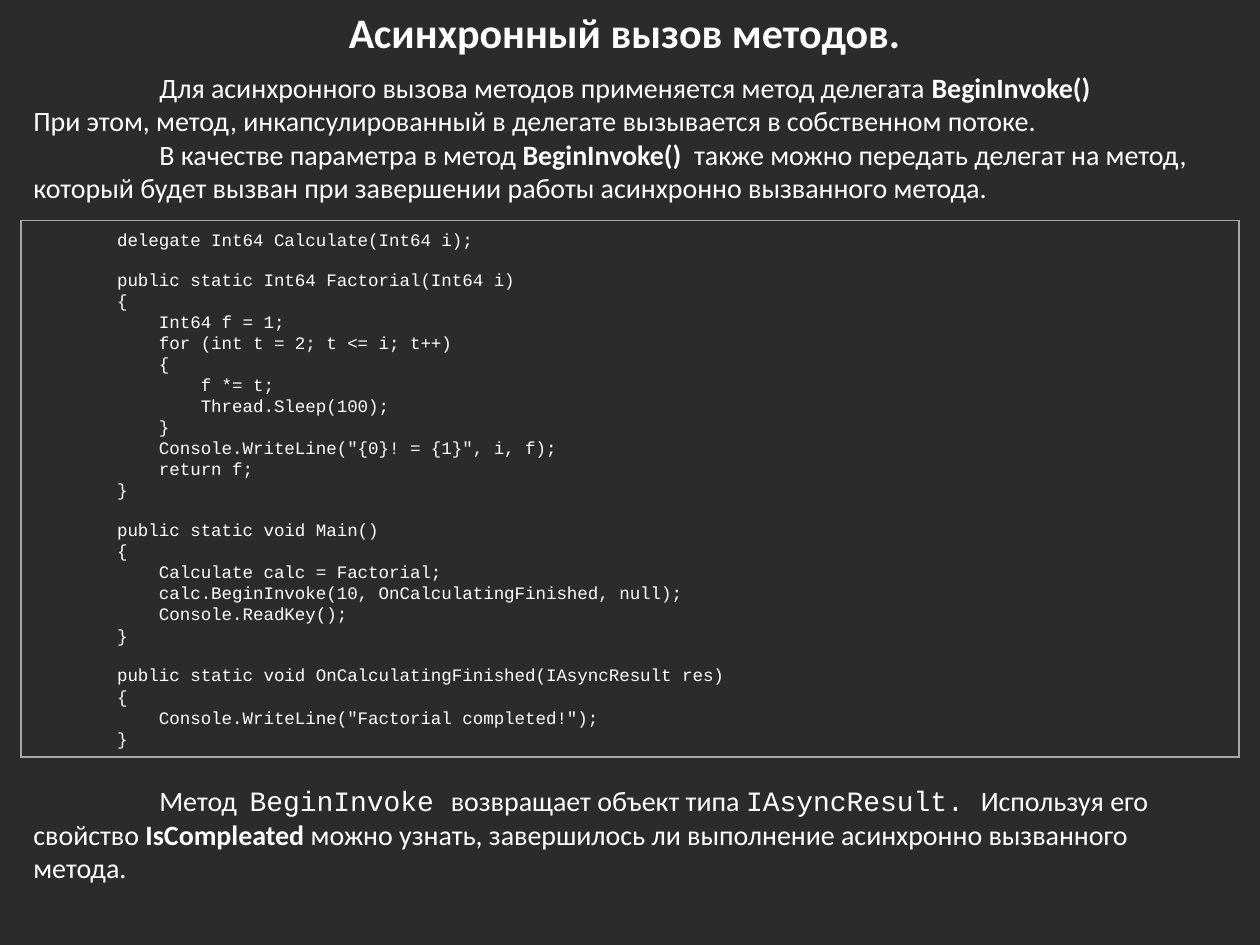
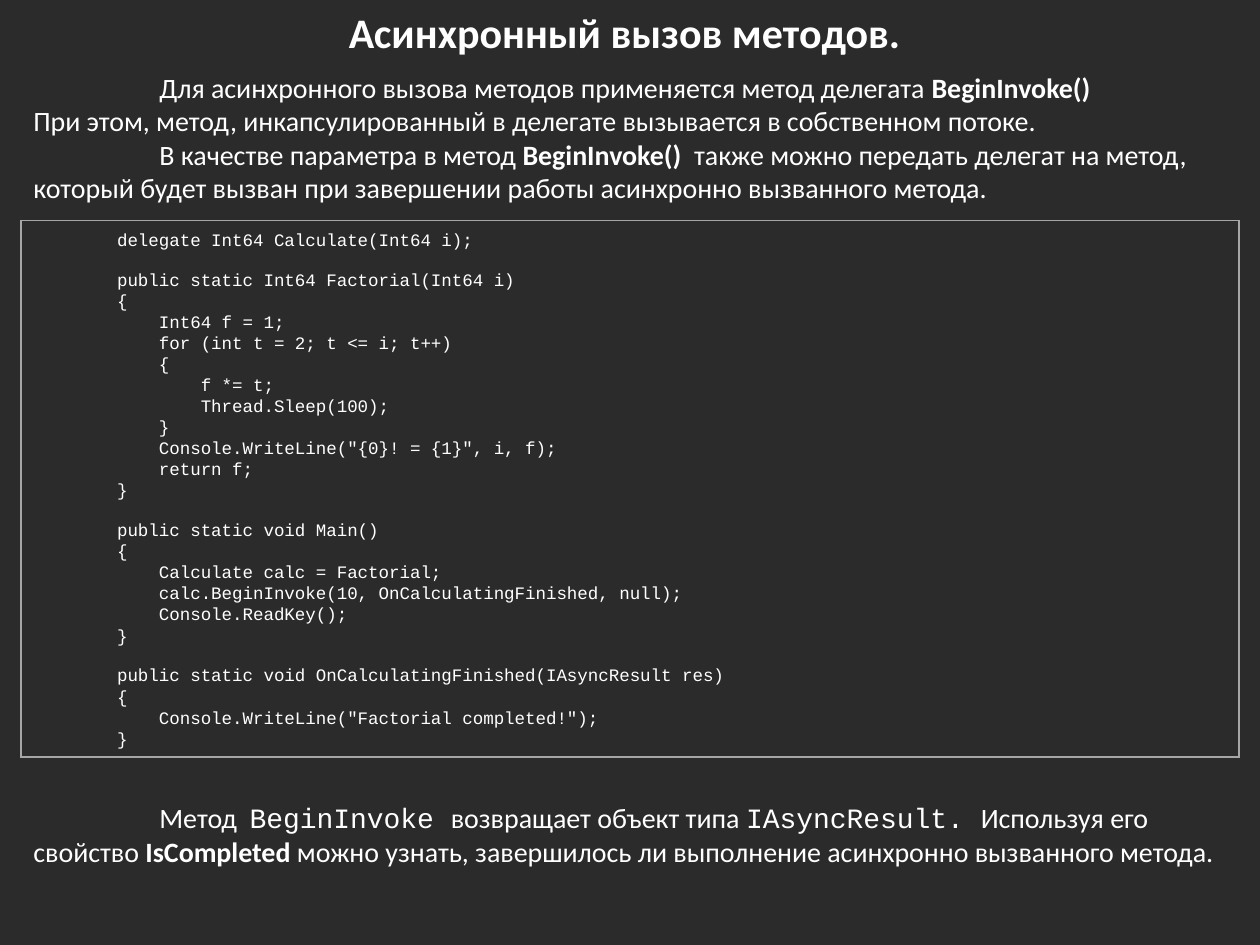
Before and after one commit to bazile/Training, a slide deck: slide 35 of Presentation/lesson-08-multithreading.pptx (slide 34 before the commit). Drawn at 1260x945 pixels with LibreOffice and Linux fonts; fonts in the diff are those of the drawing; background and template pictures are left out; a plain dark background stands for a picture behind light text. Boxes give left, top, right and bottom in pixels: in the first picture for what was removed or moved away, otherwise in the second. Text is boxed around its words. In the diff, an @@ line names an element or a change of style, - is before the commit and + after.

Commit message:
Updated presentations

```diff
--- a/Presentation/lesson-08-multithreading.pptx
+++ b/Presentation/lesson-08-multithreading.pptx
@@ text at bbox=[33, 808, 1213, 867]: text changed @@
-Метод BeginInvoke возвращает объект типа IAsyncResult. Используя его свойство IsCompleated можно узнать, завершилось ли выполнение асинхронно вызванного метода.
+Метод BeginInvoke возвращает объект типа IAsyncResult. Используя его свойство IsCompleted можно узнать, завершилось ли выполнение асинхронно вызванного метода.
```
Also in this commit, not shown: 3 other slides changed, 1 slide added, 3 other files.
